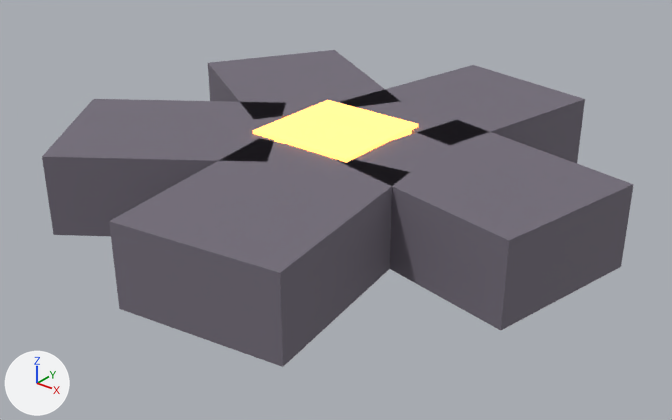
One commit to the glTF model godot/assets/props/lava_rock.glb: the scene before it, then after it.
Before and after are seen from a 50 mm lens placed at (2.32, -2.9, 1.77), pointed at (0.05, -0.07, 0.01). Arrows for +X, +Y and +Z are at lower left; the lights stay in place. The picture after the commit comes second. Vertices at exactly the same position are counted once.

The scene before the commit, as lines of its bpy script (objects in view):
```python
me_cube = bpy.data.meshes.new('Cube')
me_cube.from_pydata(...)  # 48 vertices, 72 faces; spans x -1.84..0.51, y -1.16..1.18, z -0.17..0.19
# faces by material slot: [60, 12]
me_cube.materials.append(mat_stein)  # grey #736c79
me_cube.materials.append(mat_glut)  # orange #e77c3f, glowing orange #ffa050
ob_lava_rock = bpy.data.objects.new('lava_rock', me_cube)
ob_lava_rock.location = (0.7, 0.0, 0.17)
```
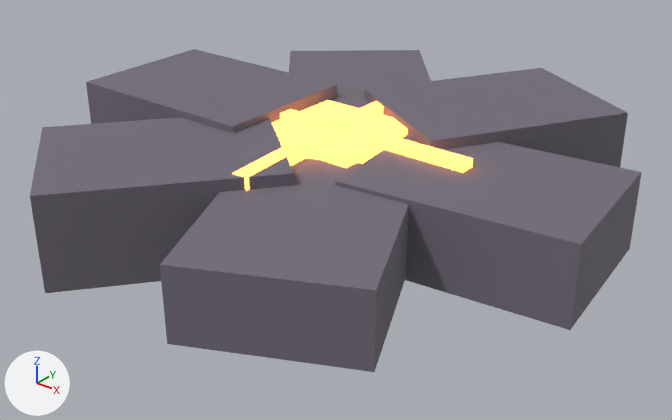
What differs and where, as boxes [x1, y1, x2, y2] in the pictures (672 x 420 px; the box of a moved part takes in the faces that stretch with it):
'lava_rock', reshaped, moved
    before: [42, 50, 634, 367]
    after: [30, 49, 642, 372]
part 1 of me_cube, moved or reshaped
    before: [253, 100, 418, 163]
    after: [86, 49, 337, 133]
part 2 of me_cube, added
    after: [322, 119, 473, 173]
part 3 of me_cube, added
    after: [272, 100, 408, 168]
part 4 of me_cube, rebuilt (7% shorter)
    before: [339, 120, 634, 330]
    after: [336, 135, 642, 330]
part 5 of me_cube, rebuilt (17% narrower, 7% shorter)
    before: [109, 138, 408, 367]
    after: [160, 159, 409, 372]
part 6 of me_cube, rebuilt (8% wider)
    before: [341, 65, 585, 163]
    after: [364, 68, 628, 167]
part 7 of me_cube, rebuilt
    before: [208, 50, 400, 119]
    after: [289, 50, 431, 108]
part 8 of me_cube, rebuilt (9% wider, 28% taller)
    before: [42, 99, 285, 236]
    after: [30, 117, 294, 293]
part 9 of me_cube, added
    after: [232, 101, 384, 191]

Diff of the bpy script that builds the scene:
```diff
--- a/godot/assets/props/lava_rock.glb.py
+++ b/godot/assets/props/lava_rock.glb.py
@@ mat_steinhell @@
+mat_steinhell = principled_material('SteinHell')
+mat_steinhell.base_color = (0.26, 0.23, 0.3)  # grey #8b8495
+mat_steinhell.roughness = 0.85
@@ me_cube @@
 # used by ob_lava_rock; location = (0.7, 0.0, 0.17)
-me_cube.from_pydata(...)  # 48 vertices, 72 faces; spans x -1.84..0.51, y -1.16..1.18, z -0.17..0.19
+me_cube.from_pydata(...)  # 136 vertices, 204 faces; spans x -1.98..0.51, y -1.24..1.24, z -0.23..0.23
+# me_cube part 1: the loose piece of 8 vertices spanning x -0.95..-0.45, y -0.25..0.25, z 0.07..0.19 is scaled about its middle by (-1.9, -1.4, 3.85), then moved by (-0.8, 0.0, -0.13), in mat_stein (grey #736c79)
+# me_cube part 2: a new loose piece, a box spanning x -0.8..-0.1, y -0.035..0.035, z 0.135..0.205, in mat_glut (orange #e77c3f, glowing orange #ffa050)
+# me_cube part 3: a new loose piece, a box spanning x -1.0..-0.5, y -0.25..0.25, z 0.07..0.19, in mat_glut (orange #e77c3f, glowing orange #ffa050)
+# me_cube part 4: the loose piece of 8 vertices spanning x -0.51..0.51, y -0.43..0.43, z -0.17..0.17 is rebuilt with 8 vertices and now spans x -0.51..0.51, y -0.4..0.4, z -0.17..0.17
+# me_cube part 5: the loose piece of 8 vertices spanning x -0.89..-0.07, y -1.16..-0.17, z -0.17..0.17 is rebuilt with 8 vertices and now spans x -0.9..0.15, y -1.23..-0.07, z -0.15..0.15
+# me_cube part 6: the loose piece of 8 vertices spanning x -0.92..-0.05, y 0.16..1.18, z -0.17..0.17 is rebuilt with 8 vertices and now spans x -0.92..0.17, y 0.06..1.24, z -0.21..0.21
+# me_cube part 7: the loose piece of 8 vertices spanning x -1.83..-0.7, y -0.12..0.94, z -0.17..0.17 is rebuilt with 8 vertices and now spans x -1.7..-0.55, y 0.06..1.24, z -0.17..0.17
+# me_cube part 8: the loose piece of 8 vertices spanning x -1.84..-0.7, y -0.96..0.13, z -0.17..0.17 is rebuilt with 8 vertices and now spans x -1.7..-0.55, y -1.24..-0.06, z -0.2..0.2
+# me_cube part 9
+# 28 vertices are added at x -1.43..-0.07, y -0.7..0.7, z -0.11..0.14
+# 16 new vertices lie (0.0, 0.0, 0.12) away from vertices in x -1.43..-0.07, y -0.7..0.7, z -0.11
+# 12 new vertices lie (0.0, 0.0, 0.07) away from vertices in x -1.4..-0.66, y -0.65..0.65, z 0.14
+# 48 new faces join them, mat_steinhell (grey #8b8495)
+# 36 new faces join them, mat_glut (orange #e77c3f, glowing orange #ffa050)
+# other edits to the shape of me_cube do not show in these pictures
 me_cube.materials.append(mat_stein)
 me_cube.materials.append(mat_glut)
+me_cube.materials.append(mat_steinhell)  # grey #8b8495
@@ ob_lava_rock @@
 ob_lava_rock = bpy.data.objects.new('lava_rock', me_cube)
-ob_lava_rock.location = (0.7, 0.0, 0.17)
+ob_lava_rock.location = (0.75, 0.0, 0.17)
```
